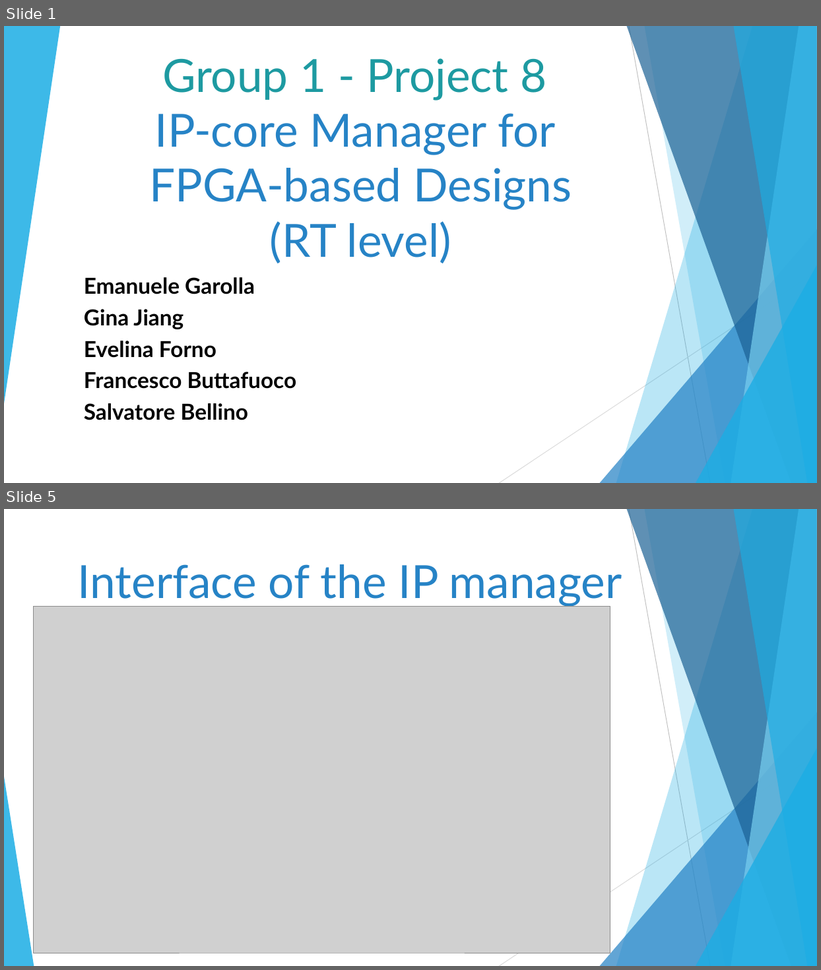
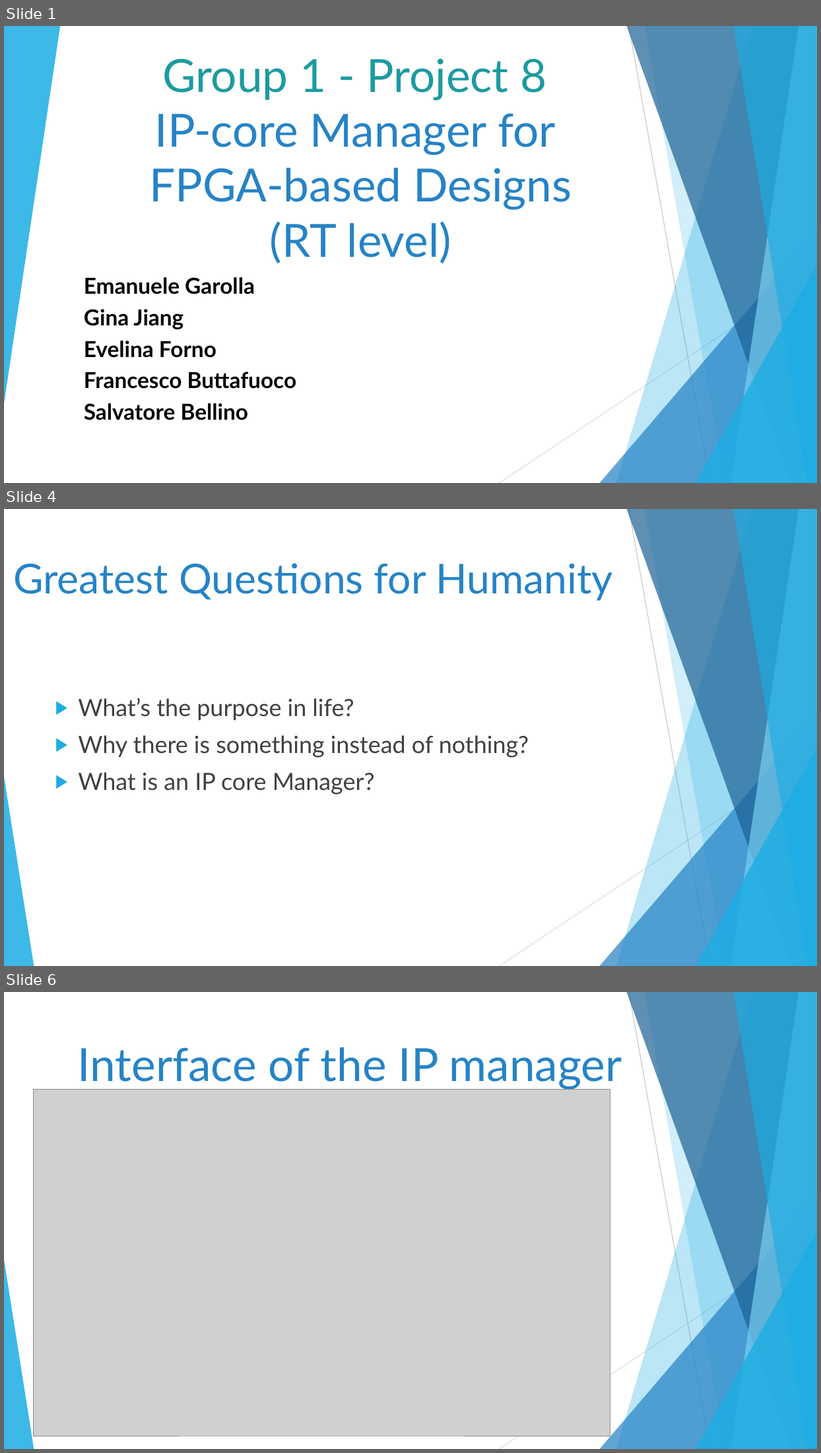
Before and after one commit to Garolla/IPMANAGER, a slide deck: slides/1-Emanuele-Introduction.pptx. Shown one above the other, each under a label of ours: slides 1 and 5 before the commit, slides 1, 4 and 6 after it; the slides between them are not shown. The pictures are 821x970 and 821x1453 pixels, drawn with LibreOffice and Linux fonts; fonts in the diff are those of the drawing; grey boxes stand for pictures. Boxes give left, top, right and bottom in pixels: in the first picture for what was removed or moved away, otherwise in the second. Text is boxed around its words. In the diff, an @@ line names an element or a change of style, - is before the commit and + after.

```diff
--- a/slides/1-Emanuele-Introduction.pptx
+++ b/slides/1-Emanuele-Introduction.pptx
@@ slide 4 added at <box>4,509,817,966</box>, background #FFFFFF; not listed: 10 template elements that a slide beside it also shows @@
@@ title added at <box>13,563,613,601</box>, 48.6 pt, text #2683C6 @@
+Greatest Questions for Humanity
@@ text added at <box>78,698,529,795</box>, 28 pt, text #404040 @@
+▶ What’s the purpose in life?
+▶ Why there is something instead of nothing?
+▶ What is an IP core Manager?
@@ what was slide 5 is now slide 6 @@
```
Also in this commit, not shown: 4 slides changed, 1 other slide added, 3 other files.
